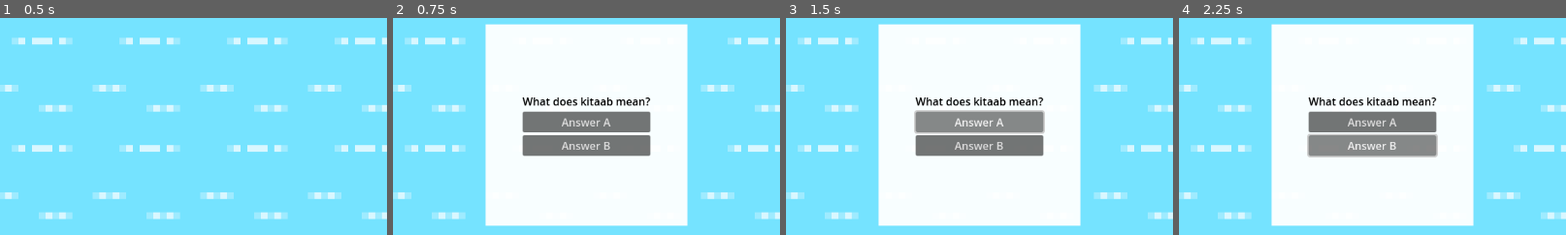
Above: before the commit, frames 1-4 (left to right).
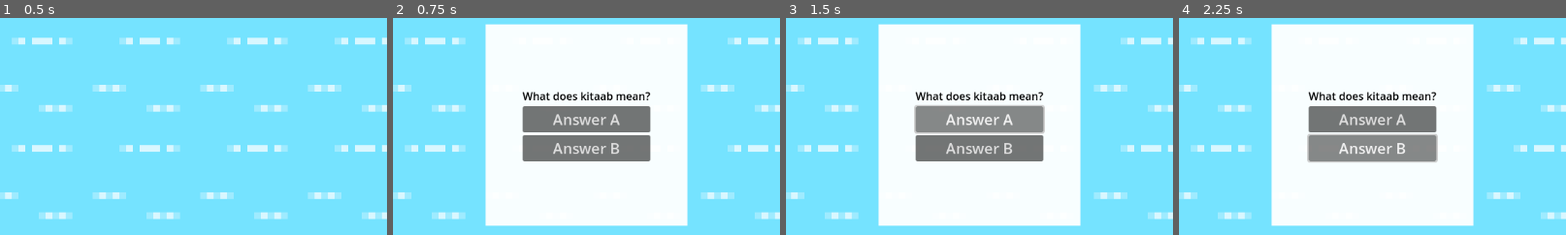
Above: after the commit, the same moments.

Repository: koljapluemer/vocab-city
Game: Godot game, scene res://scenes/Game.tscn
Same seed, same stepped clock (60 frames per second), same inputs: the game is played once before the commit and once after it.
Inputs:
- Up to frame 1 (0.5 s): no input
- Up to frame 2 (0.75 s): click "Practice" at 0.5 s
- Up to frame 3 (1.5 s): click "Answer A" at 1.25 s
- Up to frame 4 (2.25 s): click "Answer B" at 2 s
The pictures show only the part of the screen within x 25-75%, y 25-75%; the shares and areas given below are measured in that part.

Frame 1 is identical in both runs. In frame 2, 4.0% of the frame differs, in the area x 33-67%, y 33-67%; in frame 3, 4.0%; in frame 4, 4.2%.
Error before the commit: Modulo by zero error in operator '%'. (res://scripts/PracticeInterface.gd:38)
Error after the commit: Modulo by zero error in operator '%'. (res://scripts/PracticeInterface.gd:39)

Commit message:
add vocab feedback in the form of flow not continuing when wrong

Diff:
--- a/scenes/prefabs/PracticeInterface.tscn
+++ b/scenes/prefabs/PracticeInterface.tscn
@@ -6,6 +6,12 @@
 bg_color = Color(1, 1, 1, 0.945098)
 
 [sub_resource type="CanvasItemMaterial" id="CanvasItemMaterial_dorhj"]
+
+[sub_resource type="StyleBoxFlat" id="StyleBoxFlat_wk7ke"]
+bg_color = Color(0.458824, 0.364706, 0.858824, 1)
+
+[sub_resource type="StyleBoxFlat" id="StyleBoxFlat_su11u"]
+bg_color = Color(0.458824, 0.364706, 0.858824, 1)
 
 [node name="PracticeInterface" type="CanvasLayer"]
 layer = 10
@@ -46,10 +52,14 @@
 
 [node name="Answer1" type="Button" parent="Panel/Container/VBox"]
 layout_mode = 2
+theme_override_font_sizes/font_size = 22
+theme_override_styles/pressed = SubResource("StyleBoxFlat_wk7ke")
 text = "Answer A"
 
 [node name="Answer2" type="Button" parent="Panel/Container/VBox"]
 layout_mode = 2
+theme_override_font_sizes/font_size = 22
+theme_override_styles/pressed = SubResource("StyleBoxFlat_su11u")
 text = "Answer B"
 
 [node name="CloseButton" type="Button" parent="."]
--- a/scripts/PracticeInterface.gd
+++ b/scripts/PracticeInterface.gd
@@ -2,6 +2,7 @@
 
 var grid
 var filteredGrid = {}
+var correctAnswer
 
 # Called when the node enters the scene tree for the first time.
 func _ready():
@@ -17,7 +18,7 @@
 	var questionEl = get_node("Panel/Container/VBox/QuestionLabel")
 	questionEl.text = correctGridCell.nativeWord
 	# answer options
-	var correctAnswer = correctGridCell.targetWord
+	correctAnswer = correctGridCell.targetWord
 	var incorrectAnswer = get_random_vocab().targetWord
 	# with 50% probability, swap correct and incorrect answers
 	var answer1El = get_node("Panel/Container/VBox/Answer1")
@@ -54,7 +55,13 @@
 
 func handle_answer_pressed(el):
 	var valueOfAnswer = get_node(el).text
-	set_random_vocab()
+	if valueOfAnswer == correctAnswer:
+		set_random_vocab()
+	else:
+		var wrongAnswerEl = get_node(el)
+		wrongAnswerEl.set("theme_override_font_sizes/font_color", Color(1, 0, 0))
+		await get_tree().create_timer(1).timeout
+		wrongAnswerEl.set("theme_override_font_sizes/font_color", Color(1, 0, 0))
 
 
 func _on_close_button_pressed():
Not shown: 1 places in scenes/prefabs/PracticeInterface.tscn that only renumber resources
